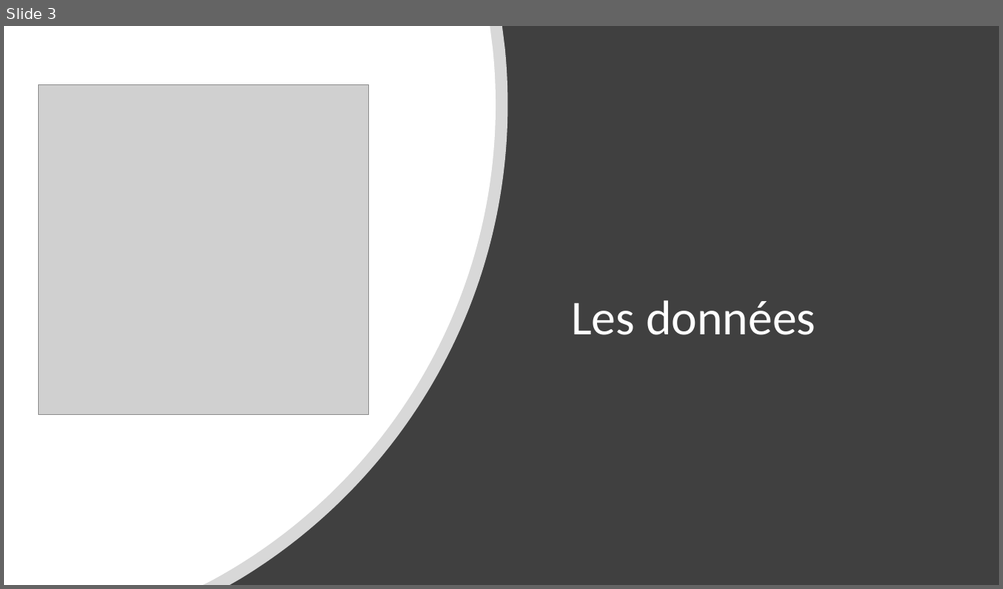
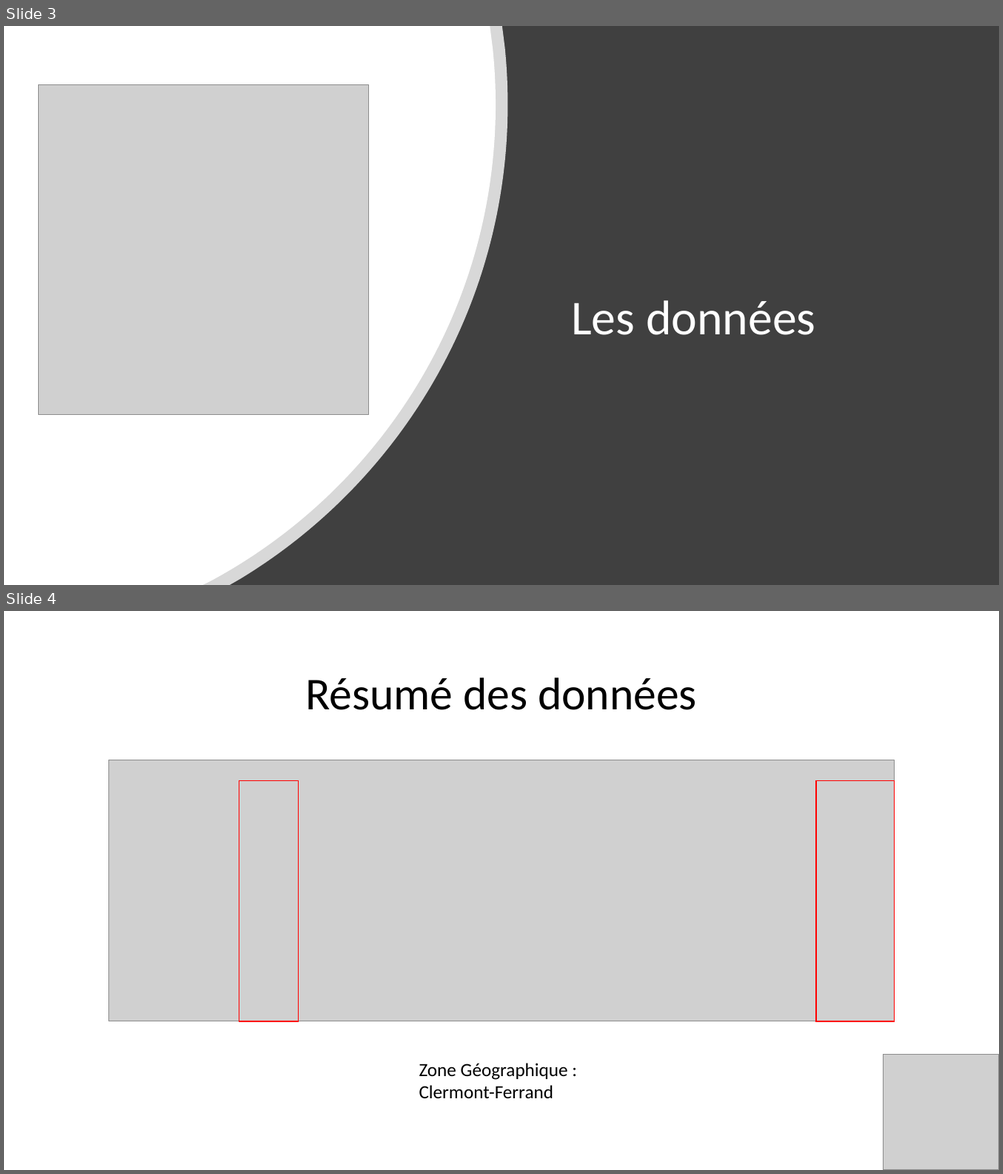
Before and after one commit to Julien-paulet/Projet_8, a slide deck: Présentation Projet_8.pptx. Shown one above the other, each under a label of ours: slide 3 before the commit, slides 3 and 4 after it. The pictures are 1003x589 and 1003x1174 pixels, drawn with LibreOffice and Linux fonts; fonts in the diff are those of the drawing; grey boxes stand for pictures. Boxes give left, top, right and bottom in pixels: in the first picture for what was removed or moved away, otherwise in the second. Text is boxed around its words. In the diff, an @@ line names an element or a change of style, - is before the commit and + after.

Commit message:
Changement suite à la soutenance ; Amélioration de la fonction d'opti, changement sur les données (on prend les résidus dans la reg), add de l'affichage des param sur Holt-Winters

```diff
--- a/Présentation Projet_8.pptx
+++ b/Présentation Projet_8.pptx
@@ slide 4 added at (x1=4, y1=611, x2=999, y2=1170), background #FFFFFF @@
@@ title added at (x1=305, y1=678, x2=697, y2=710), 44 pt, text #000000 @@
+Résumé des données
@@ picture added at (x1=109, y1=760, x2=894, y2=1022) @@
@@ rectangle added at (x1=239, y1=781, x2=299, y2=1022), outline #FF0000 1 pt @@
@@ rectangle added at (x1=816, y1=781, x2=894, y2=1022), outline #FF0000 1 pt @@
@@ picture added at (x1=883, y1=1054, x2=999, y2=1170) @@
@@ text added at (x1=419, y1=1063, x2=568, y2=1099), 18 pt, text #000000 @@
+Zone Géographique :
+Clermont-Ferrand
```
Also in this commit, not shown: 2 slides changed, 3 other slides added, 14 other files.
